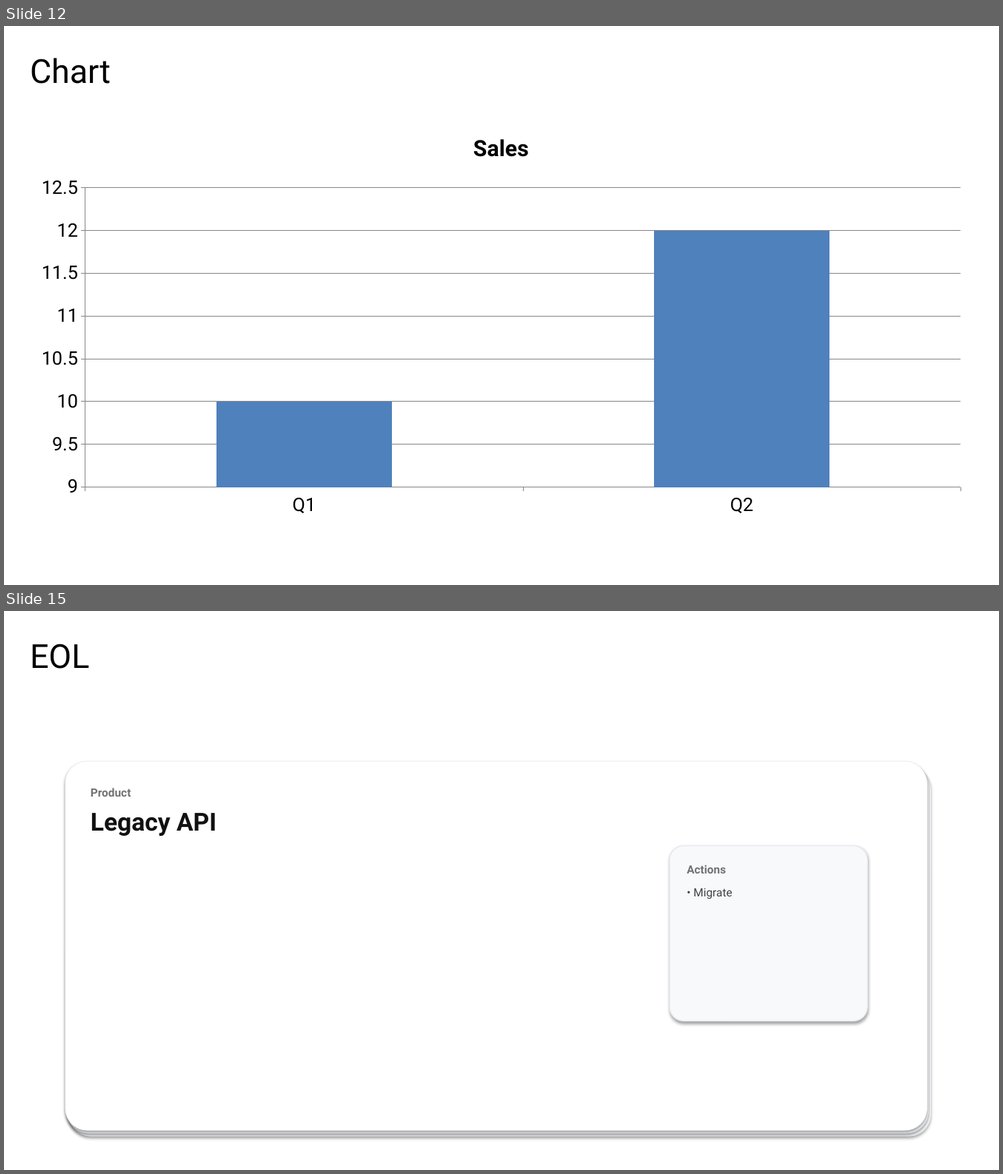
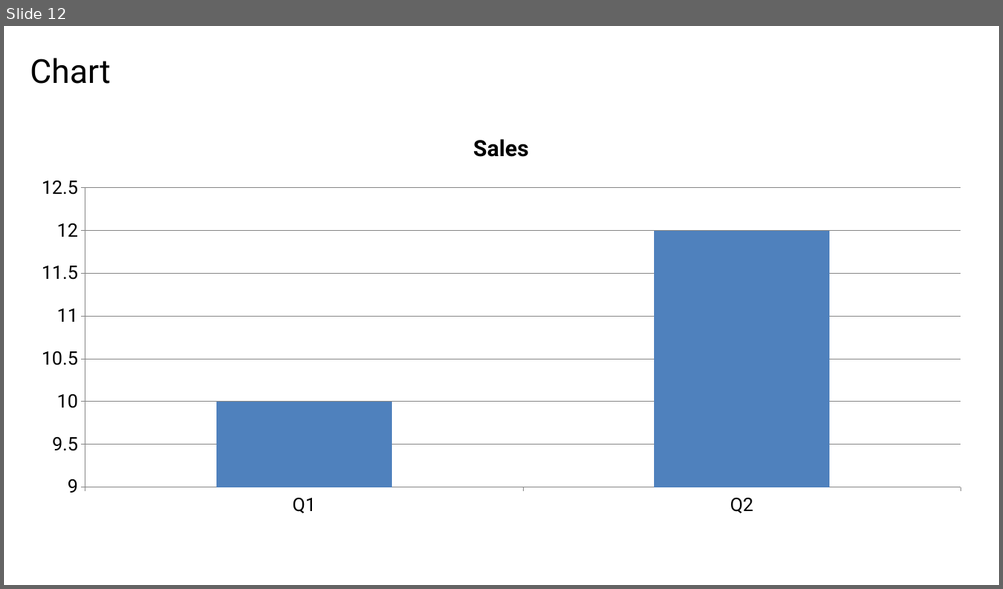
Before and after one commit to ymuichiro/pptx-parser-for-ai, a slide deck: examples/review/sample-deck.generated.pptx. Shown one above the other, each under a label of ours: slides 12 and 15 before the commit, slide 12 after it; the slides between them are not shown. The pictures are 1003x1174 and 1003x589 pixels, drawn with LibreOffice and Linux fonts; fonts in the diff are those of the drawing. Boxes give left, top, right and bottom in pixels: in the first picture for what was removed or moved away, otherwise in the second. Text is boxed around its words. In the diff, an @@ line names an element or a change of style, - is before the commit and + after.

```diff
--- a/examples/review/sample-deck.generated.pptx
+++ b/examples/review/sample-deck.generated.pptx
@@ slide 15 removed at box(4, 611, 999, 1170), background #FFFFFF @@
@@ title removed at box(30, 644, 89, 669) @@
-EOL
@@ rounded rectangle removed at box(65, 762, 927, 1131) @@
@@ rounded rectangle removed at box(67, 765, 928, 1134) @@
@@ rounded rectangle removed at box(69, 768, 930, 1137) @@
@@ text removed at box(91, 788, 131, 797) @@
-Product
@@ text removed at box(91, 813, 216, 836) @@
-Legacy API
@@ rounded rectangle removed at box(669, 846, 868, 1022) @@
@@ text removed at box(686, 865, 726, 874) @@
-Actions
@@ text removed at box(693, 889, 731, 899) @@
-• Migrate
```
Also in this commit, not shown: 9 slides changed, 3 slides added, 2 other slides removed, 56 other files.
